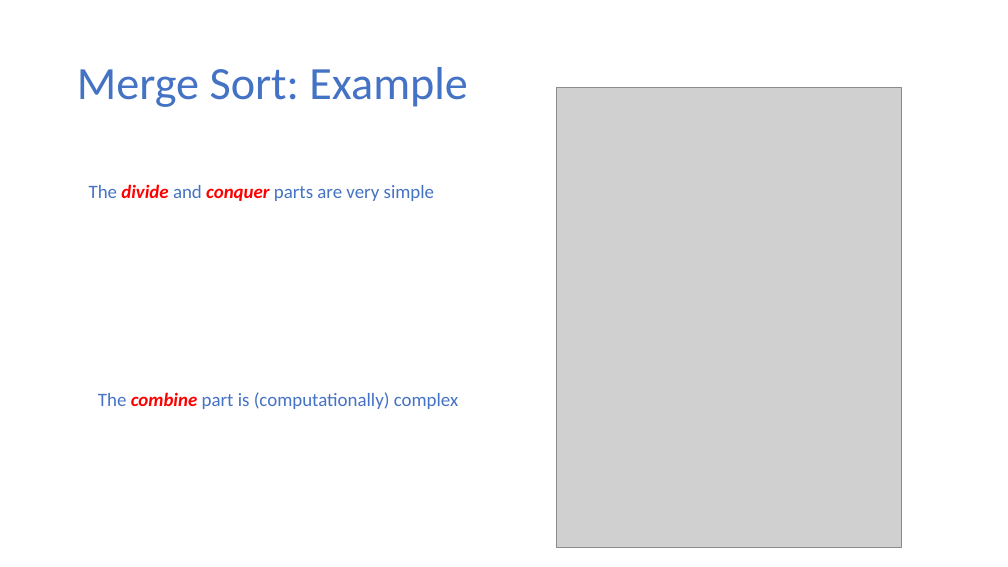
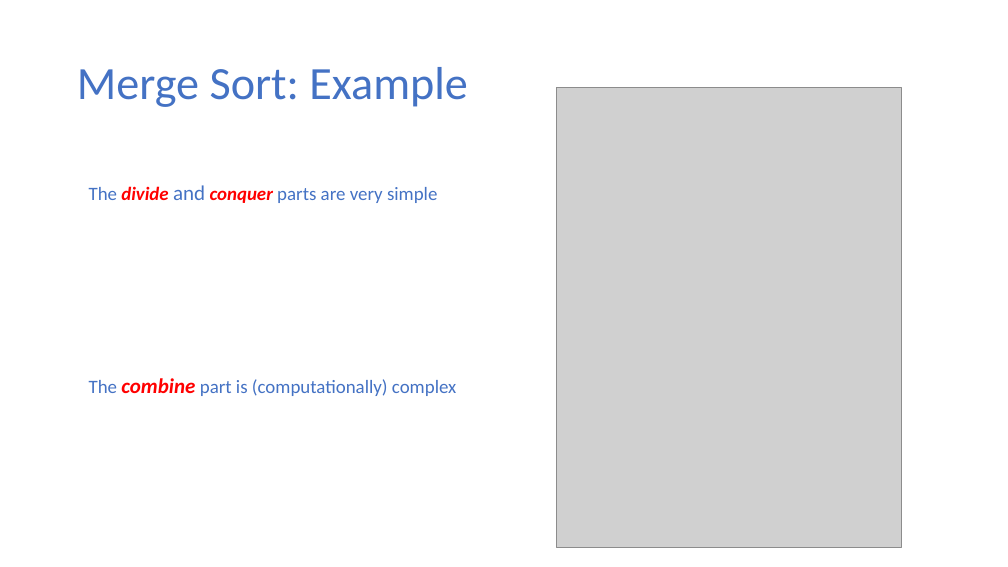
Before and after one commit to ekkapotc/EA, a slide deck: slide 28 of Lectures/Lecture 5.pptx. Drawn at 1008x567 pixels with LibreOffice and Linux fonts; fonts in the diff are those of the drawing; grey boxes stand for pictures. Boxes give left, top, right and bottom in pixels: in the first picture for what was removed or moved away, otherwise in the second. Text is boxed around its words. In the diff, an @@ line names an element or a change of style, - is before the commit and + after.

```diff
--- a/Lectures/Lecture 5.pptx
+++ b/Lectures/Lecture 5.pptx
@@ text "The divide and conquer parts ..." at [89,185,437,203]: size 18 to 20 pt in "and" @@
@@ text "The combine part is (computationally) ...": place and size @@
-text "The combine part is (computationally) ..." at [98,392,458,409]
+text "The combine part is (computationally) ..." at [89,378,456,396]
@@ text "The combine part is (computationally) ..." at [89,378,456,396]: size 18 to 20 pt in "combine" @@
```
Also in this commit, not shown: 5 other slides changed, 1 slide added, 1 other file.
